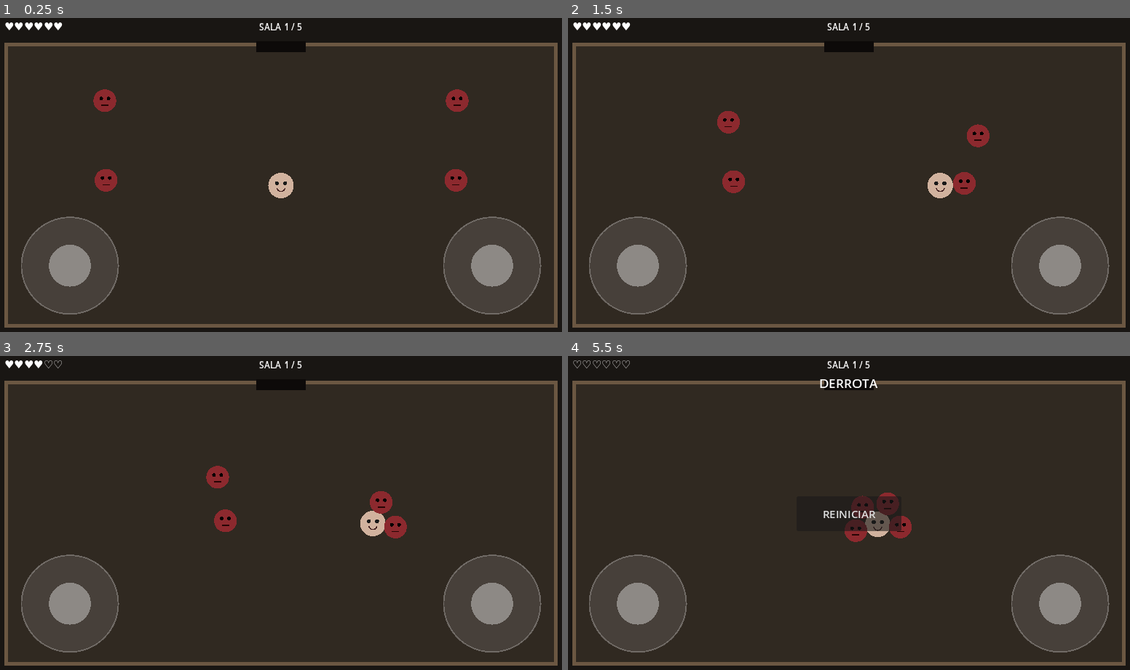
Above: before the commit, frames 1-4 (two rows, left to right).
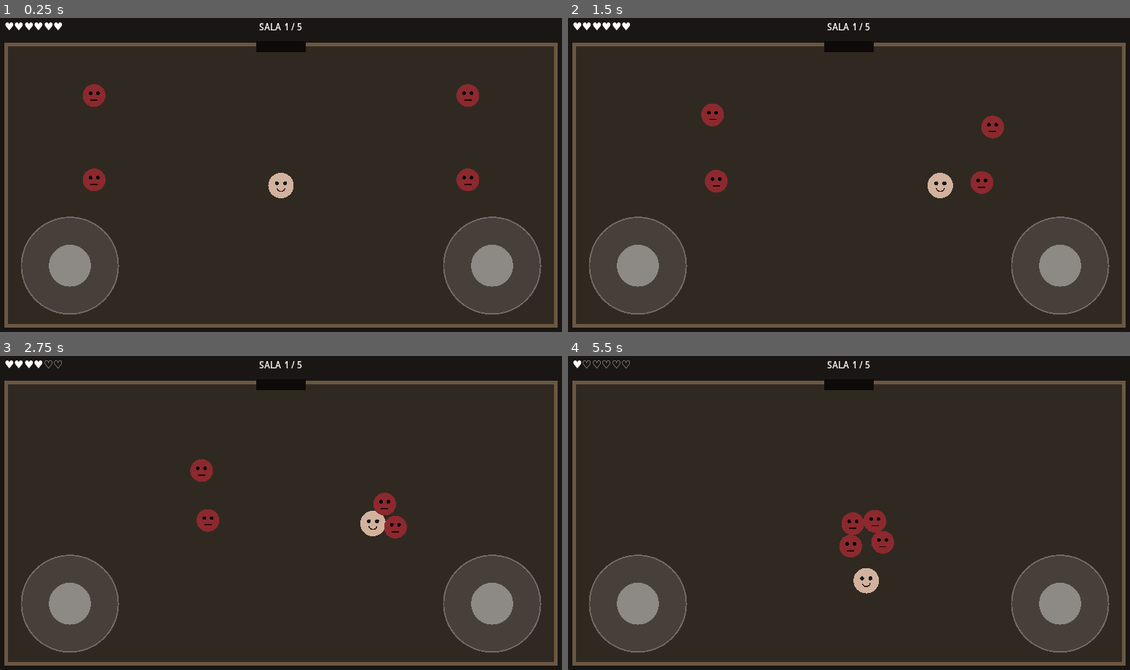
Above: after the commit, the same moments.

Repository: LoloscarPrr/Binding-of-Ismael
Game: Godot game, scene res://scenes/main.tscn
Two runs of this game, one before a commit and one after it. Both use one fixed random seed, a clock stepped at 60 frames per second and the inputs below.
Inputs (mouse positions are in pixels of both pictures, inside the frame that each line leads up to):
- Up to frame 1 (0.25 s): no input
- Up to frame 2 (1.5 s): move the mouse to (978, 159) at 0.52 s; hold D (move_right) 0.53-1.25 s; click (978, 159) at 0.67 s; drag from (730, 190) to (820, 240) at 1.27 s
- Up to frame 3 (2.75 s): move the mouse to (337, 440) at 2.02 s; hold D (move_right) from 2.03 s (still down)
- Up to frame 4 (5.5 s): release D (move_right) at 2.75 s; drag from (820, 578) to (674, 465) at 2.77 s; move the mouse to (1023, 563) at 3.52 s; hold A (move_left) 3.53-4.25 s; drag from (674, 465) to (759, 431) at 4.27 s; move the mouse to (877, 513) at 5.02 s; hold S (move_down) from 5.03 s (still down); click (877, 513) at 5.17 s

The runs differ from the first frame. In frame 1, 1.2% of the frame differs, in the area x 14-86%, y 21-56%; in frame 2, 1.6%; in frame 3, 0.9%; in frame 4, 1.7%, in the area x 0-62%, y 1-76%.

Commit message:
fix: enforce safe room entry spawn zone

Diff:
--- a/scripts/main.gd
+++ b/scripts/main.gd
@@ -3,6 +3,7 @@
 const TOTAL_ROOMS := 5
 const MIN_SPAWN_FROM_PLAYER := 270.0
 const MIN_SPAWN_BETWEEN_ENEMIES := 150.0
+const ENEMY_SPAWN_GRACE := 0.85
 
 var player: IsmaelPlayer
 var left_stick: VirtualStick
@@ -45,27 +46,44 @@
 		var enemy := IsmaelEnemy.new()
 		enemy.position = spawn_position
 		enemy.target = player
+		enemy.spawn_grace_time = ENEMY_SPAWN_GRACE if _room_index > 1 else 0.35
 		enemy.set_movement_bounds(room_rect)
 		enemy.defeated.connect(_on_enemy_defeated)
 		add_child(enemy)
 	queue_redraw()
 
 func _safe_spawn_positions(count: int) -> Array[Vector2]:
-	var ratios: Array[Vector2] = [
-		Vector2(0.16, 0.18), Vector2(0.84, 0.18),
-		Vector2(0.16, 0.48), Vector2(0.84, 0.48),
-		Vector2(0.16, 0.78), Vector2(0.84, 0.78),
-		Vector2(0.50, 0.18), Vector2(0.50, 0.45),
-		Vector2(0.30, 0.32), Vector2(0.70, 0.32)
-	]
+	var ratios: Array[Vector2]
+	if _room_index == 1:
+		ratios = [
+			Vector2(0.16, 0.18), Vector2(0.84, 0.18),
+			Vector2(0.16, 0.48), Vector2(0.84, 0.48),
+			Vector2(0.22, 0.78), Vector2(0.78, 0.78),
+			Vector2(0.50, 0.18), Vector2(0.50, 0.72),
+			Vector2(0.30, 0.32), Vector2(0.70, 0.32)
+		]
+	else:
+		# Al entrar por abajo, toda la franja inferior queda libre de enemigos.
+		ratios = [
+			Vector2(0.14, 0.16), Vector2(0.86, 0.16),
+			Vector2(0.30, 0.22), Vector2(0.70, 0.22),
+			Vector2(0.14, 0.42), Vector2(0.86, 0.42),
+			Vector2(0.36, 0.48), Vector2(0.64, 0.48),
+			Vector2(0.50, 0.12), Vector2(0.50, 0.38)
+		]
+
 	var result: Array[Vector2] = []
-	var stage_distance: float = MIN_SPAWN_FROM_PLAYER + float(maxi(_room_index - 2, 0)) * 25.0
-	var required_player_distance: float = minf(stage_distance, room_rect.size.y * 0.48)
-	var required_enemy_distance: float = minf(MIN_SPAWN_BETWEEN_ENEMIES, room_rect.size.y * 0.26)
+	var diagonal: float = room_rect.size.length()
+	var required_player_distance: float = maxf(MIN_SPAWN_FROM_PLAYER, diagonal * (0.27 if _room_index > 1 else 0.22))
+	var required_enemy_distance: float = maxf(MIN_SPAWN_BETWEEN_ENEMIES, minf(room_rect.size.x, room_rect.size.y) * 0.18)
+	var entry_safe_y: float = room_rect.position.y + room_rect.size.y * 0.60
+
 	for ratio: Vector2 in ratios:
 		if result.size() >= count:
 			break
 		var candidate: Vector2 = room_rect.position + room_rect.size * ratio
+		if _room_index > 1 and candidate.y > entry_safe_y:
+			continue
 		if candidate.distance_to(player.position) < required_player_distance:
 			continue
 		var separated: bool = true
@@ -75,6 +93,7 @@
 				break
 		if separated:
 			result.append(candidate)
+
 	return result
 
 func _create_touch_ui() -> void:
